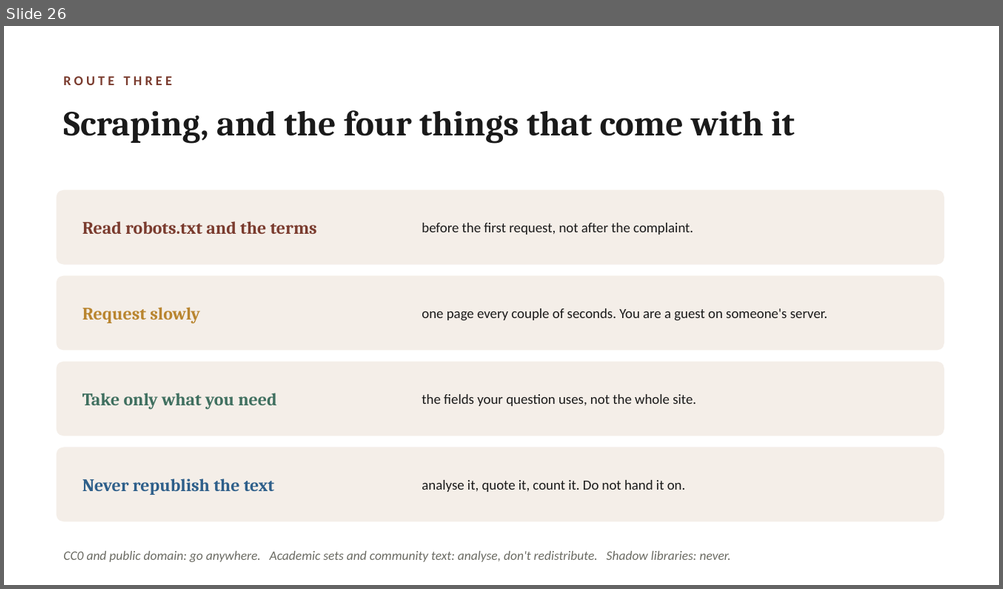
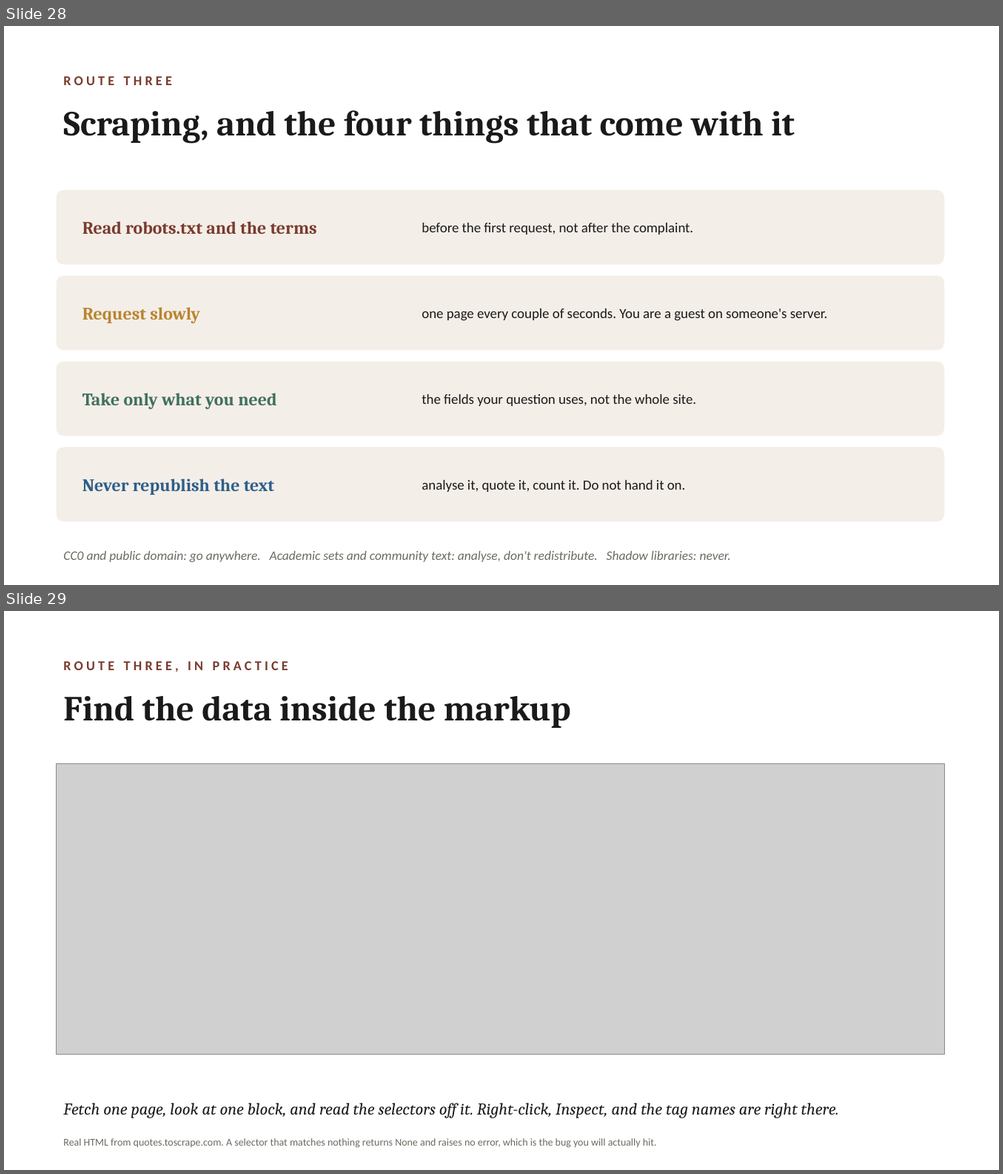
Before and after one commit to lucianli123/culture-as-data-2026, a slide deck: slides/week-04-lecture-draft.pptx. Shown one above the other, each under a label of ours: slide 26 before the commit, slides 28 and 29 after it. The pictures are 1003x589 and 1003x1174 pixels, drawn with LibreOffice and Linux fonts; fonts in the diff are those of the drawing; grey boxes stand for pictures. Boxes give left, top, right and bottom in pixels: in the first picture for what was removed or moved away, otherwise in the second. Text is boxed around its words. In the diff, an @@ line names an element or a change of style, - is before the commit and + after.

```diff
--- a/slides/week-04-lecture-draft.pptx
+++ b/slides/week-04-lecture-draft.pptx
@@ slide 29 added at <box>4,611,999,1170</box>, background #FFFFFF @@
@@ text added at <box>63,661,288,672</box>, 13 pt, text #7A3B2E, bold @@
+ROUTE THREE, IN PRACTICE
@@ text added at <box>63,696,571,728</box>, 34 pt, text #1A1A1A, bold @@
+Find the data inside the markup
@@ picture added at <box>57,764,944,1055</box> @@
@@ text added at <box>63,1103,839,1119</box>, 16 pt, text #1A1A1A, italic @@
+Fetch one page, look at one block, and read the selectors off it. Right-click, Inspect, and the tag names are right there.
@@ text added at <box>63,1139,657,1148</box>, 10 pt, text #6B6B63 @@
+Real HTML from quotes.toscrape.com. A selector that matches nothing returns None and raises no error, which is the bug you will actually hit.
@@ what was slide 26 is now slide 28 @@
```
Also in this commit, not shown: 1 slide changed, 3 other slides added, 3 other files.
